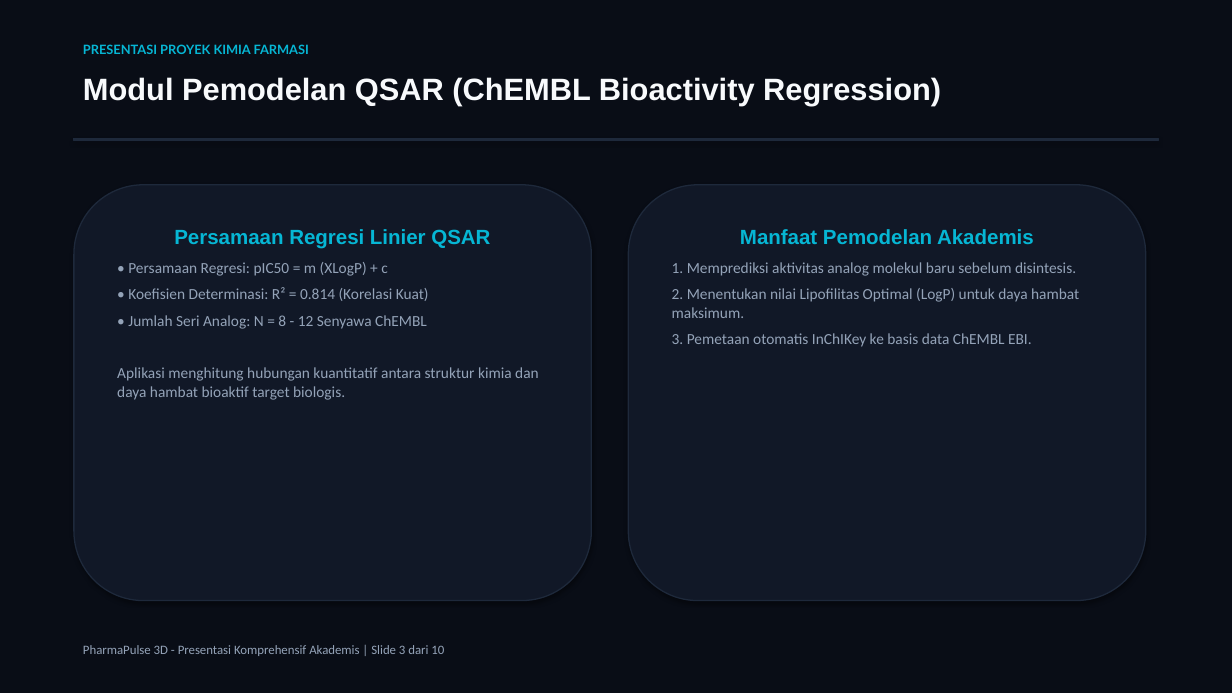
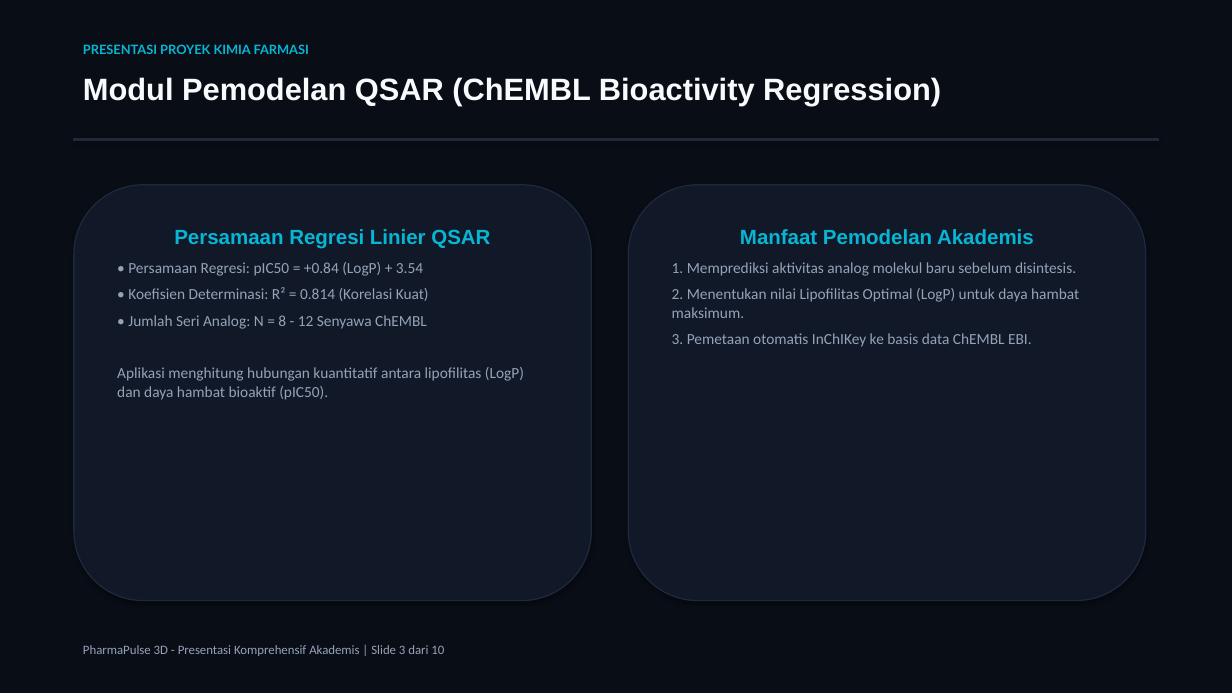
Before and after one commit to novarani1511/pharmapulse-3d, a slide deck: slide 3 of Presentasi_PharmaPulse_3D.pptx. Drawn at 1232x693 pixels with LibreOffice and Linux fonts; fonts in the diff are those of the drawing. Boxes give left, top, right and bottom in pixels: in the first picture for what was removed or moved away, otherwise in the second. Text is boxed around its words. In the diff, an @@ line names an element or a change of style, - is before the commit and + after.

```diff
--- a/Presentasi_PharmaPulse_3D.pptx
+++ b/Presentasi_PharmaPulse_3D.pptx
@@ text in rounded rectangle at bbox=[128, 262, 423, 276]: text changed @@
-• Persamaan Regresi: pIC50 = m (XLogP) + c
+• Persamaan Regresi: pIC50 = +0.84 (LogP) + 3.54
@@ text in rounded rectangle at bbox=[117, 367, 524, 400]: text changed @@
-Aplikasi menghitung hubungan kuantitatif antara struktur kimia dan daya hambat bioaktif target biologis.
+Aplikasi menghitung hubungan kuantitatif antara lipofilitas (LogP) dan daya hambat bioaktif (pIC50).
```
Also in this commit, not shown: 8 other slides changed, 2 other files.
